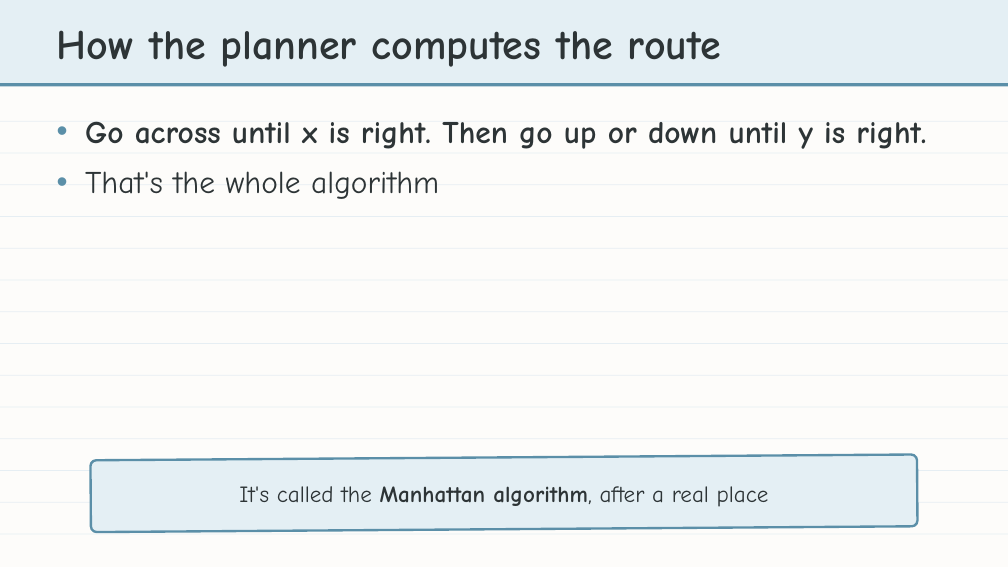
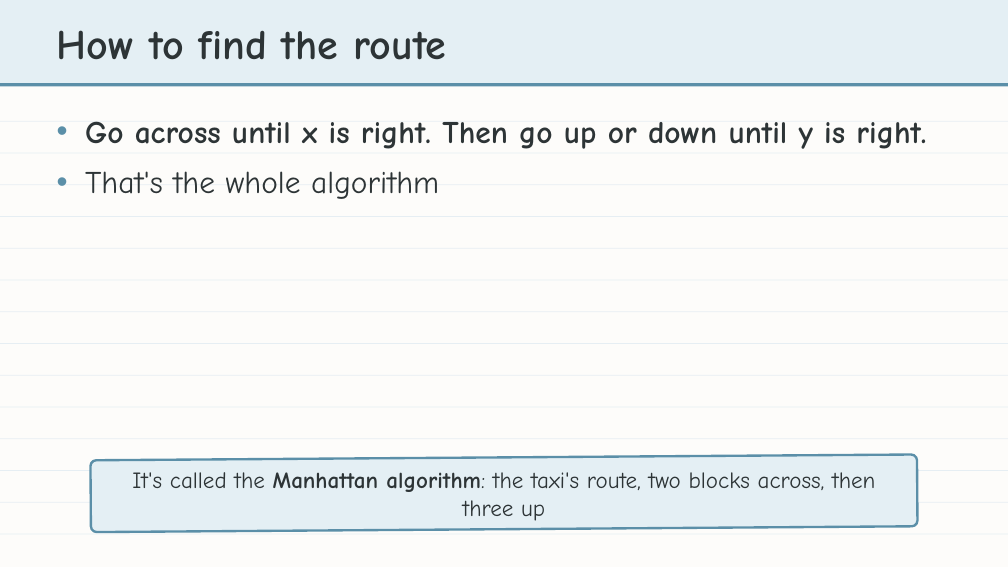
Before and after one commit to bradamiller/LearningPython, a slide deck: slide 3 of static/slides/module-04-manhattan/module-4-lesson-00-overview.pptx (slide 9 before the commit). Drawn at 1008x567 pixels with LibreOffice and Linux fonts; fonts in the diff are those of the drawing. Boxes give left, top, right and bottom in pixels: in the first picture for what was removed or moved away, otherwise in the second. Text is boxed around its words. In the diff, an @@ line names an element or a change of style, - is before the commit and + after.

```diff
--- a/static/slides/module-04-manhattan/module-4-lesson-00-overview.pptx
+++ b/static/slides/module-04-manhattan/module-4-lesson-00-overview.pptx
@@ text at (57,30,446,60): text changed @@
-How the planner computes the route
+How to find the route
@@ text at (132,472,875,521): text changed @@
-It's called the Manhattan algorithm, after a real place
+It's called the Manhattan algorithm: the taxi's route, two blocks across, then three up
```
Also in this commit, not shown: 2 other slides changed, 1 slide removed, 2 other files.
